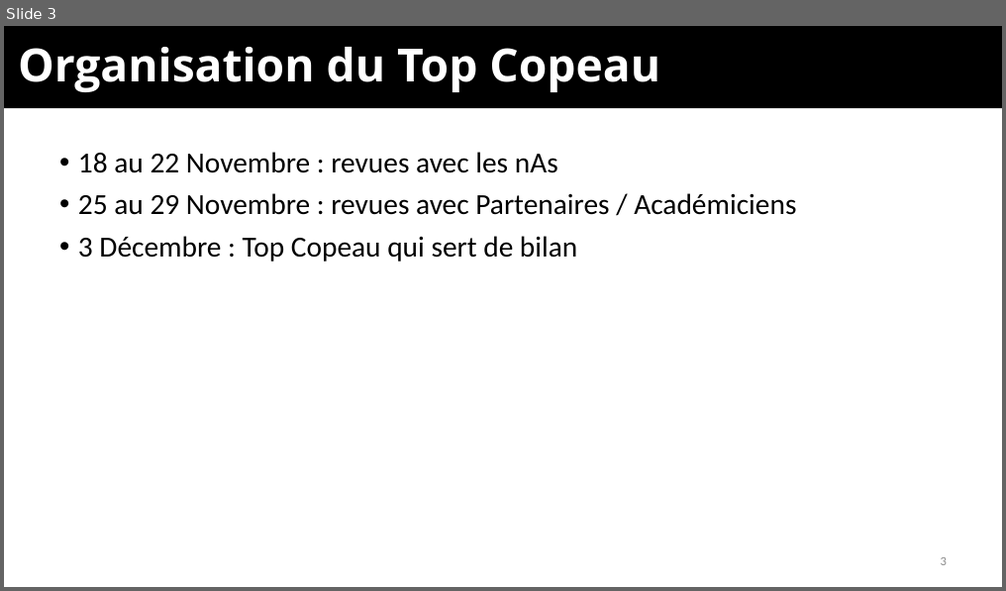
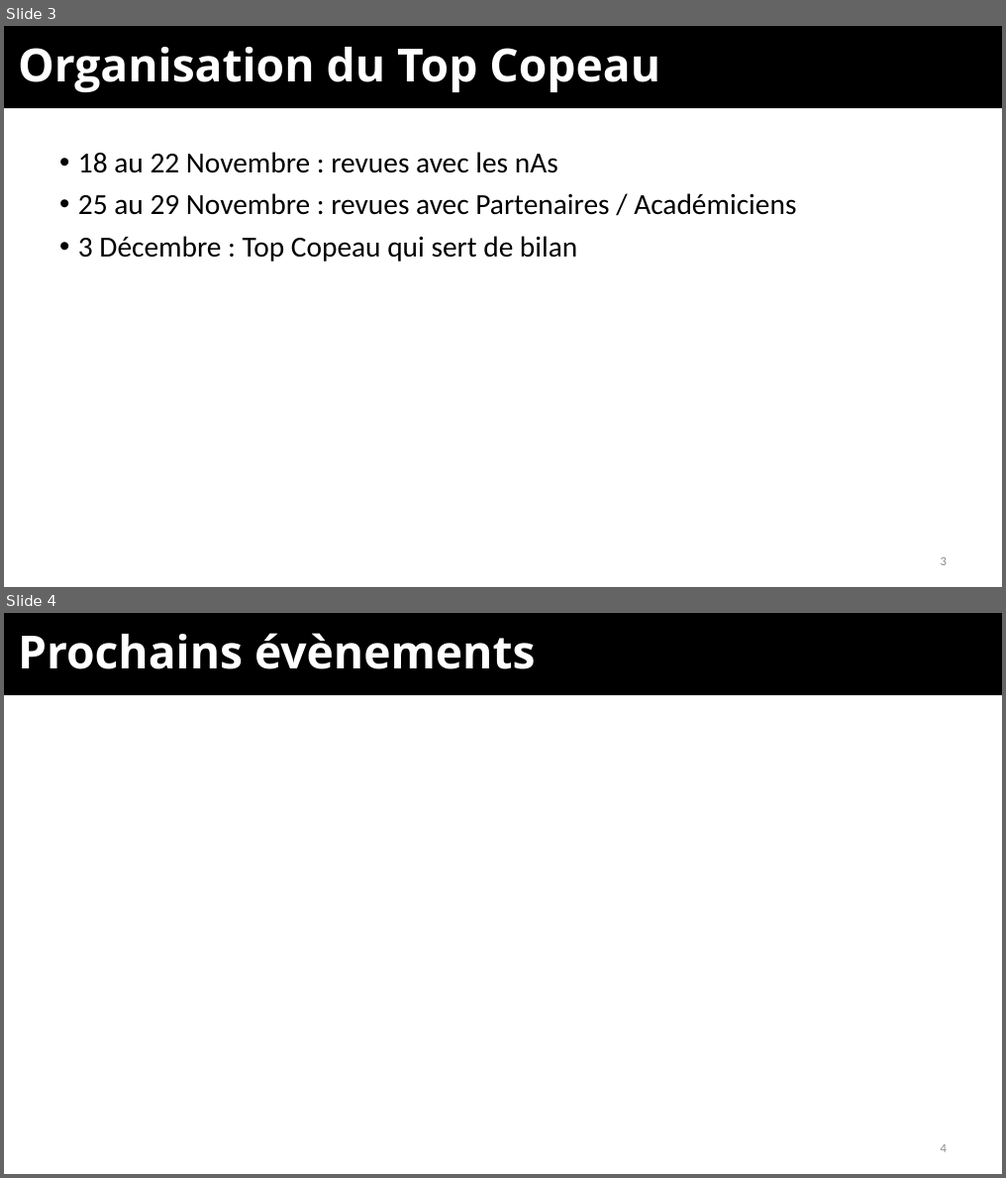
Before and after one commit to EOSCogniton/Ressources2020, a slide deck: DR_Direction/MG_Management/10_Point_Projet/2019_2020/2019 11 05.pptx. Shown one above the other, each under a label of ours: slide 3 before the commit, slides 3 and 4 after it. The pictures are 1006x591 and 1006x1178 pixels, drawn with LibreOffice and Linux fonts; fonts in the diff are those of the drawing; background and template pictures are left out. Boxes give left, top, right and bottom in pixels: in the first picture for what was removed or moved away, otherwise in the second. Text is boxed around its words. In the diff, an @@ line names an element or a change of style, - is before the commit and + after.

```diff
--- a/DR_Direction/MG_Management/10_Point_Projet/2019_2020/2019 11 05.pptx
+++ b/DR_Direction/MG_Management/10_Point_Projet/2019_2020/2019 11 05.pptx
@@ slide 4 added at [4, 613, 1002, 1174], background #FFFFFF; not listed: 1 template element that a slide beside it also shows @@
@@ title added at [18, 633, 535, 669], 33 pt, text #FFFFFF, bold @@
+Prochains évènements
@@ page number added at [941, 1145, 946, 1153], 9 pt, text #8C8C8C @@
+4
```
Also in this commit, not shown: 5 slides changed, 1 other file.
